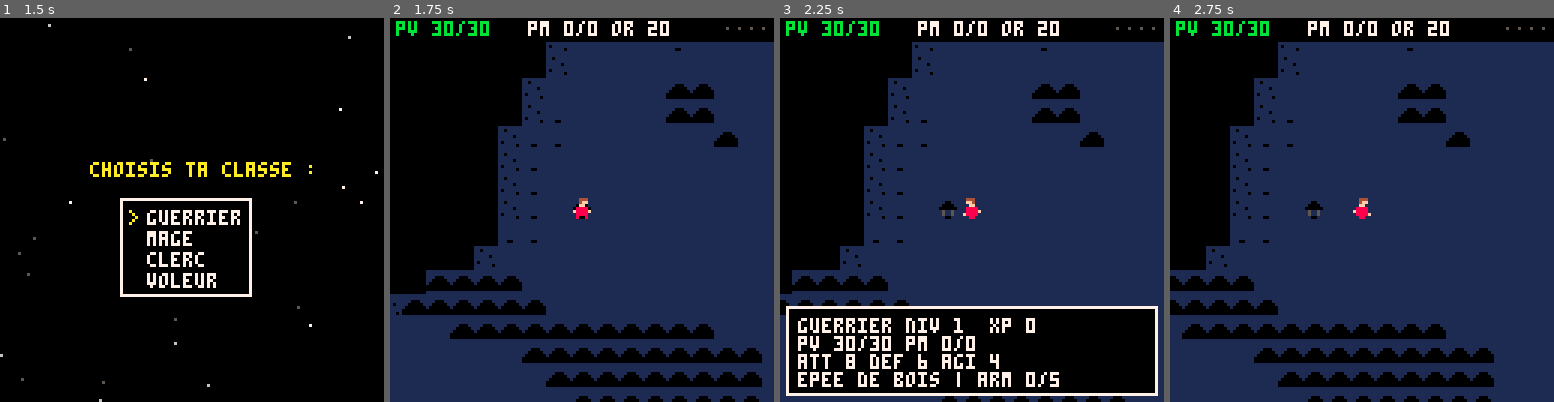
Above: before the commit, frames 1-4 (left to right).
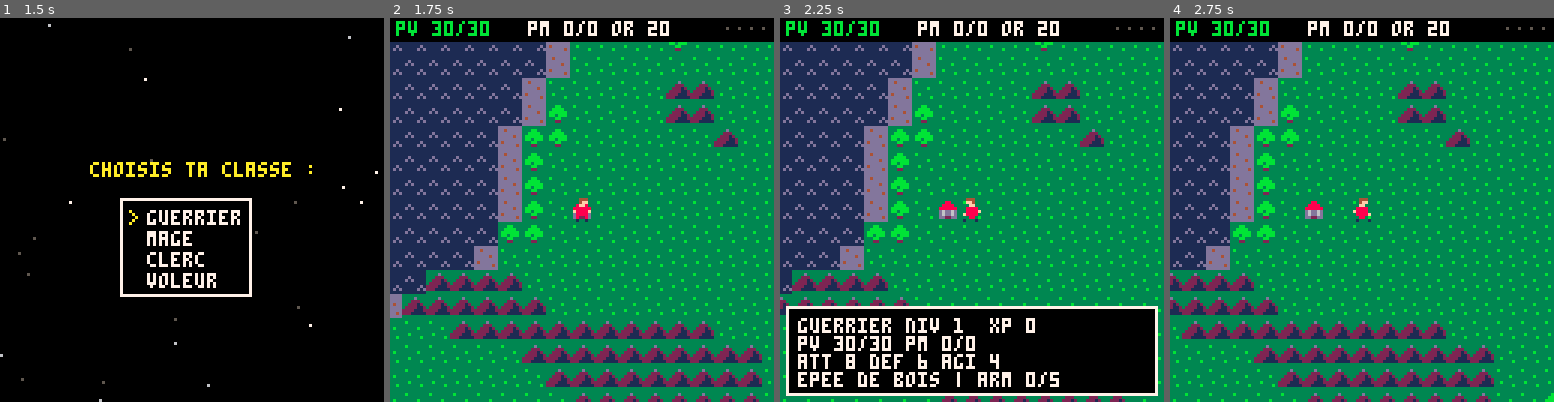
Above: after the commit, the same moments.

Repository: boblefrag/avenir-en-commun-rpg
Game: PICO-8 cartridge main.p8
Two runs of this game, one before a commit and one after it. Both use one fixed random seed, a clock stepped at 60 frames per second and the inputs below.
Inputs:
- Up to frame 1 (1.5 s): tap X (X key) at 0.33, 1.07 s; tap O (Z key) at 0.7 s
- Up to frame 2 (1.75 s): hold Right from 1.6 s (still down); tap O (Z key) at 1.7 s
- Up to frame 3 (2.25 s): tap X (X key) at 1.85 s; release Right at 2.1 s; tap O (Z key) at 2.1 s; hold Up from 2.15 s (still down)
- Up to frame 4 (2.75 s): release Up at 2.42 s; hold Right from 2.47 s (still down); tap O (Z key) at 2.5 s

Frame 1 is identical in both runs. In frame 2, 94% of the frame differs, in the area x 0-100%, y 6-100%; in frame 3, 71%; in frame 4, 94%.

Commit message:
Serpent, donjons, nuit lisible, combats plus longs, impacts
- serpent : sprite dedie (100, de profil, tete dressee), attaque "mord
  et siffle"
- donjons : rencontres 10% -> 7% par pas, immunite de 5 pas apres un
  combat ; fog of war : tout ce qui a ete vu reste visible
- nuit : palette 0 gemme lisible (nuit de lune), chaque gemme rend des
  couleurs (reflets, sable, montagnes, plein jour)
- combats de 3-4 tours : pv des monstres x2 / degats x0.55 (boss x1.3 /
  x0.75), sorts d'attaque x1.5
- impact : le monstre glisse et le fond flashe rouge quand il frappe,
  son d'impact (sfx 55) ; il clignote quand on le touche
- corrige les numeros de sfx : alerte pv = 53 (jouait 44), texte de
  l'intro = 54 (jouait l'alerte)

Co-Authored-By: Claude Opus 5.5 <noreply@anthropic.com>

Diff:
--- a/main.p8
+++ b/main.p8
@@ -59,22 +59,22 @@
 0000009009000000000003b00b3000000003b3000003b3000000007007006000000000000b3b000000000bb00bb0004000000b3000003b000000003bb3000000
 0000099009900000000003b00b30000000044000000044000000007007006000000000300bb3300000000bb00bb0000000004400000440000000000330000000
 0000909009090000000044000044000000000000000000000000077007706000000000033bbbb300000033300333000000000000000000000000000030000000
-00000000000000000000000000000000000000000000000000000000000000000000000000000000000000000000000000000000000000000000000000000000
-00000444444000000000300000030000000000000000000000000000000000000000000000000000000000000000000000000000000000000000000000000000
-00004444444400000000330000330000000000000000000000000000000000000000000000000000000000000000000000000000000000000000000000000000
-000044ffff44000000000bbbbbb00000000000000000000000000000000000000000000000000000000000000000000000000000000000000000000000000000
-00004ffffff400000000bbbbbbbb0000000000000000000000000000000000000000000000000000000000000000000000000000000000000000000000000000
-00004f1ff1f400000000ba1bb1ab0000000000000000000000000000000000000000000000000000000000000000000000000000000000000000000000000000
-00004ffffff400000000bbbbbbbb0000000000000000000000000000000000000000000000000000000000000000000000000000000000000000000000000000
-000004f88f4000000000bb7777bb0000000000000000000000000000000000000000000000000000000000000000000000000000000000000000000000000000
-000000ffff00000000000bbbbbb00090000000000000000000000000000000000000000000000000000000000000000000000000000000000000000000000000
-0000dddddddd0000000bbbbbbbbbb090000000000000000000000000000000000000000000000000000000000000000000000000000000000000000000000000
-000dddddddddd00000b0bbb9bbbb0999000000000000000000000000000000000000000000000000000000000000000000000000000000000000000000000000
-00dddddddddddd000000bbbbbbbb0090000000000000000000000000000000000000000000000000000000000000000000000000000000000000000000000000
-00ddddd77ddddd000000bb3003bb0090000000000000000000000000000000000000000000000000000000000000000000000000000000000000000000000000
-00dddddddddddd000000bb0000bb0090000000000000000000000000000000000000000000000000000000000000000000000000000000000000000000000000
-00dddddddddddd000003300000033090000000000000000000000000000000000000000000000000000000000000000000000000000000000000000000000000
-00dddddddddddd000000000000000000000000000000000000000000000000000000000000000000000000000000000000000000000000000000000000000000
+00000000000000000000000000000000000333330000000000000000000000000000000000000000000000000000000000000000000000000000000000000000
+00000444444000000000300000030000003bbbbb3000000000000000000000000000000000000000000000000000000000000000000000000000000000000000
+0000444444440000000033000033000003bba0bbb300000000000000000000000000000000000000000000000000000000000000000000000000000000000000
+000044ffff44000000000bbbbbb0000083bbbbbbbb30000000000000000000000000000000000000000000000000000000000000000000000000000000000000
+00004ffffff400000000bbbbbbbb000008a3aabbbb30000000000000000000000000000000000000000000000000000000000000000000000000000000000000
+00004f1ff1f400000000ba1bb1ab0000800033abb3b3000000000000000000000000000000000000000000000000000000000000000000000000000000000000
+00004ffffff400000000bbbbbbbb0000000003abbbb3000000000000000000000000000000000000000000000000000000000000000000000000000000000000
+000004f88f4000000000bb7777bb0000000003abb3bb300000000000000000000000000000000000000000000000000000000000000000000000000000000000
+000000ffff00000000000bbbbbb000900000003abbbb300000000000000000000000000000000000000000000000000000000000000000000000000000000000
+0000dddddddd0000000bbbbbbbbbb0900000003abb3bb30000000000000000000000000000000000000000000000000000000000000000000000000000000000
+000dddddddddd00000b0bbb9bbbb099900000003abbbb30000000000000000000000000000000000000000000000000000000000000000000000000000000000
+00dddddddddddd000000bbbbbbbb00900033333abb3bb30000000000000000000000000000000000000000000000000000000000000000000000000000000000
+00ddddd77ddddd000000bb3003bb009003bb3bbb3bbb300000000000000000000000000000000000000000000000000000000000000000000000000000000000
+00dddddddddddd000000bb0000bb00903bbbbbbbbbb3000000000000000000000000000000000000000000000000000000000000000000000000000000000000
+00dddddddddddd0000033000000330903bb3bb3bb3bb333000000000000000000000000000000000000000000000000000000000000000000000000000000000
+00dddddddddddd0000000000000000000333333333333bb300000000000000000000000000000000000000000000000000000000000000000000000000000000
 0000000000000000000000000000000000000000000000bbbb000000000000000000000000000000000000000000000000000000000000000000000000000000
 00000000000000a00a000000000000000000000bbb000bbbbbb000bbb00000000000000000700000000007000000000000000700000000000000000000700000
 000000000000a0aaaa0a000000000000000000b8bbb00b8bb8b00bbb8b0000000000000000770000000077000000000000000770000000000000000007700000
--- a/music_test.p8
+++ b/music_test.p8
@@ -3,7 +3,7 @@
 __lua__
 -- legend of the gems : test des musiques
 -- haut/bas : choisir  o : jouer  x : stop
-t={{"exterieur",0},{"ville",8},{"donjon",16},{"combat",24},{"boss final",32},{"jingle combat",40},{"jingle victoire",41},{"jingle defaite",42},{"jingle niveau",43}}
+t={}
 sel,cur=1,nil
 function _update()
  if btnp(2) then sel=(sel-2)%#t+1 end
--- a/src/battle.lua
+++ b/src/battle.lua
@@ -5,7 +5,11 @@
 
 function battle.init(m)
  -- shd : bouclier actif, hid : voleur cache (prochain coup x3)
- mo,mhp,bt,shd,hid=m,m[2],0,0,false
+ -- combats de 3-4 tours : pv des monstres x2 et leurs degats x0.55
+ -- (boss : pv x1.3, degats x0.75) ; mmax = pv max du monstre
+ local b=m[8]\10==1
+ mmax,mdk=flr(m[2]*(b and 1.3 or 2)),b and .75 or .55
+ mo,mhp,bt,shd,hid,hit,blk=m,mmax,0,0,false,0,0
  jingle(40,m[8]==15 and 32 or 24)
  msg(m[1].." surgit !",bmenu)
 end
@@ -82,6 +86,7 @@
    if e==1 or e==7 then
     local n=s[3]+flr(rnd(s[3]/4))
     mhp-=n
+    blk=10
     if (e==7) t..="un ange descend du ciel,\nfrappe, et s'en va.\n"
     t..=mo[1].." perd "..n.." pv"
    elseif e==6 then
@@ -106,6 +111,7 @@
 function hero_turn(k)
  local n=dmg(h.att,mo[4])*(hid and 3 or 1)
  mhp-=n
+ blk=10
  local s=hid and "attaque sournoise !" or "vous donnez un "..(hatk[h.cl] or "coup d'epee").." !"
  hid=false
  s..="\n"..mo[1]..(#mo[1]>14 and "\nperd " or " perd ")..n.." pv"
@@ -117,7 +123,7 @@
 -- x : multiplicateur des degats (2 si le voleur rate sa cachette)
 function monster_turn(k,x)
  bt+=1
- local sp,n,s,c=mo[12],dmg(mo[3],h.def,4)*(x or 1),"",bt%3==0
+ local sp,n,s,c=mo[12],max(1,flr(dmg(mo[3],h.def,4)*mdk))*(x or 1),"",bt%3==0
  if sp==4 and bt%3==2 then
   n,s=0,"le minotaure gratte le sol..."
  elseif sp==5 then
@@ -126,7 +132,7 @@
    n,s=0,spn[5]..mo[1].." perd "..n.." pv"
   end
  elseif sp==2 and c then
-  mhp=min(mhp+25,mo[2])
+  mhp=min(mhp+25,mmax)
   n,s=0,spn[2]
  elseif sp>0 and c then
   n*=sp==1 and 2 or 3
@@ -134,6 +140,11 @@
  end
  if (n>0) n=max(1,n-shd)
  h.hp=max(0,h.hp-n)
+ -- animation et son d'impact (voir battle.draw)
+ if n>0 then
+  hit=12
+  sfx(55,3)
+ end
  if s=="" then
   s=mo[1].."\n"..(matk[mo[9]] or "vous attaque").." !\n"
  end
@@ -221,8 +232,14 @@
 
 function battle.update() end
 
+-- impact : quand le monstre frappe, il glisse vers la droite et
+-- revient (12 frames) et le fond vire au rouge 3 frames au pic.
+-- touche par le heros, le monstre clignote (blk, 10 frames).
+-- compte dans draw : update ne tourne pas tant qu'un message est ouvert
 function battle.draw()
- cls(1)
+ if (hit>0) hit-=1
+ if (blk>0) blk-=1
+ cls(hit>5 and hit<9 and 8 or 1)
  rectfill(0,64,127,127,3)
  pal(11,mo[10])
  pal(3,mo[11])
@@ -230,7 +247,7 @@
  local n=mo[9]
  local s,w=16,48
  if (n>127) s,w=32,64
- sspr(n%16*8,n\16*8,s,s,64-w/2,44-w/2,w,w)
+ if (blk%4<2) sspr(n%16*8,n\16*8,s,s,64-w/2-sin(hit/24)*10,44-w/2,w,w)
  pal()
  hud()
 end
--- a/src/data.lua
+++ b/src/data.lua
@@ -15,10 +15,10 @@
 -- zones : 1 plaine, 2 foret, 3 plaine du nord, 4 foret du nord, 5 cote,
 -- 21..25 donjon 1..5, 11..15 boss du donjon 1..5
 -- sprites : 64 harpie, 66 satyre, 68 sanglier, 70 spartoi, 72 sirene,
--- 74 cyclope, 76 chien, 78 ombre, 98 diablotin ; 128+ boss en 32x32
+-- 74 cyclope, 76 chien, 78 ombre, 98 diablotin, 100 serpent ; 128+ boss en 32x32
 -- couleurs : remplacent le 11 et le 3 du sprite (pal)
 -- special (boss) : voir spn plus bas
-mons=tbl("harpie,14,5,1,6,5,3,1,64,4,2,0|loup,16,7,2,5,6,4,1 …(98 unchanged characters)… ,4,3,2,64,13,1,0|serpent,22,9,2,4,9,6,2,66,3,8,0|satyre ivre,30,12,3,2,13,10,2,66,14,2 …(1038 unchanged characters)…
+mons=tbl("harpie,14,5,1,6,5,3,1,64,4,2,0|loup,16,7,2,5,6,4,1 …(98 unchanged characters)… ,4,3,2,64,13,1,0|serpent,22,9,2,4,9,6,2,100,11,3,0|satyre ivre,30,12,3,2,13,10,2,66,14,2 …(1038 unchanged characters)…
 
 -- attaques speciales des boss, au 3e tour puis tous les 3 tours :
 -- 1 frappe double, 2 se soigne, 3 frappe triple,
@@ -37,9 +37,9 @@
 -- 3 sortie de donjon, 4 retour a l'auberge, 5 repousse (puissance = pas)
 -- 6 soin (rend puissance pv), 7 invocation (un ange frappe, comme 1)
 spells={}
-spells[2]=tbl("flammeche,1,12,3|bouclier,2,3,3|eclair,1,22,5|rempart,2,6,5|evasion,3,0,4|brasier,1,36,8|forteresse,2,10,8|retour,4,0,6|tonnerre,1,55,12|egide,2,15,12|repousse,5,150,6")
+spells[2]=tbl("flammeche,1,18,3|bouclier,2,3,3|eclair,1,33,5|rempart,2,6,5|evasion,3,0,4|brasier,1,54,8|forteresse,2,10,8|retour,4,0,6|tonnerre,1,80,12|egide,2,15,12|repousse,5,150,6")
 -- clerc : soins et boucliers, sorts speciaux plus tot, l'ange au niv 11
-spells[3]=tbl("soin,6,15,3|bouclier,2,3,3|evasion,3,0,4|grand soin,6,35,5|rempart,2,6,5|retour,4,0,5|repousse,5,150,5|guerison,6,80,9|forteresse,2,10,8|egide,2,15,11|invocation,7,120,18")
+spells[3]=tbl("soin,6,15,3|bouclier,2,3,3|evasion,3,0,4|grand soin,6,35,5|rempart,2,6,5|retour,4,0,5|repousse,5,150,5|guerison,6,80,9|forteresse,2,10,8|egide,2,15,11|invocation,7,180,18")
 sdesc=split("degats magiques,protege des coups,sortir d'un donjon,retour a l'auberge,eloigne les monstres,rend des pv,un ange frappe fort")
 
 -- tresors laches par les monstres, a revendre au marchand d'objets
@@ -56,7 +56,7 @@
 hatk=split("coup d'epee,coup de baton,coup de masse,coup de dague")
 
 -- attaques normales des monstres indexees par numero de sprite
-matk={[64]="vous donne un coup de bec",[66]="vous donne un c …(176 unchanged characters)… s l'ombre",[98]="pique de sa fourche",[128]="plonge serres en avant",[132]="mord …(110 unchanged characters)…
+matk={[64]="vous donne un coup de bec",[66]="vous donne un c …(176 unchanged characters)… s l'ombre",[98]="pique de sa fourche",[100]="vous mord et siffle",[128]="plonge serres en avant",[132]="mord …(110 unchanged characters)…
 
 -- equipement : armures (5 pieces) et armes, par paliers
 -- palier 1 tissu, 2 cuir, 3 fer, 4 acier ; chaque ville vend un palier
@@ -89,7 +89,7 @@
 -- 10 ville,11 donjon,12 chateau ; 16 mur,17 sol,18 sortie,19 boss,
 -- 20 table,21 lit,22 coffre,23 etagere (mobilier des donjons)
 need=split("16,2,0,0,4,16,1,8,0,0,0,0,16,16,16,16,0,0,0,16,16,16,16")
-rate=split("0,3,4,8,8,0,4,4,3,0,0,0,0,0,0,0,10,0,0,0,0,0,0")
+rate=split("0,3,4,8,8,0,4,4,3,0,0,0,0,0,0,0,7,0,0,0,0,0,0")
 zone=split("0,5,1,2,2,0,2,2,5,0,0,0,0,0,0,0,0,0,0,0,0,0,0")
 
 -- rumeurs par ville (# separe les villes, | les rumeurs)
--- a/src/dungeon.lua
+++ b/src/dungeon.lua
@@ -1,6 +1,7 @@
 -- donjon : vue du dessus, meme moteur que la carte monde
--- decode dans les lignes 128+ ; fog of war de 2 cases
--- seen = cases parcourues (perdues en quittant le donjon)
+-- decode dans les lignes 128+ ; vision de 2 cases autour du heros
+-- seen = cases deja vues, qui restent visibles (perdues en quittant
+-- le donjon) ; le reste est noir
 
 dungeon={mus=16}
 
@@ -21,7 +22,9 @@
 end
 
 function dungeon.update()
- seen[py*128+px]=true
+ for y=py-2,py+2 do
+  for x=px-2,px+2 do seen[y*128+x]=true end
+ end
  if btnp(5) then
   field_menu()
   return
@@ -36,6 +39,8 @@
    for m in all(mons) do
     if (m[8]==10+dp.d) go(battle,m)
    end
+  elseif safe>0 then
+   safe-=1
   elseif enc(s) then
    fight(20+dp.d)
   end
@@ -48,6 +53,7 @@
  map(px-8,py-8,px*8-64,py*8-64,18,18)
  for y=py-8,py+9 do
   for x=px-8,px+9 do
+   -- la distance evite un clignotement juste apres un pas
    if max(abs(x-px),abs(y-py))>2 and not seen[y*128+x] then
     rectfill(x*8,y*8,x*8+7,y*8+7,0)
    end
--- a/src/main.lua
+++ b/src/main.lua
@@ -5,6 +5,7 @@
 -- musiques (patterns de depart, voir tools/gen_music.py)
 -- 0 exterieur, 8 ville, 16 donjon, 24 combat, 32 boss
 -- jingles : 40 debut de combat, 41 victoire, 42 defaite, 43 niveau
+-- sfx : 53 alerte pv, 54 texte de l'intro, 55 impact
 mus_cur=-1
 function play(n)
  -- pendant un jingle, la musique attend qu'il finisse
@@ -94,7 +95,7 @@
  if #wins>0 then return end
  local spd=btn(4) and 2 or 0.4
  sy-=spd
- if (flr(sy)%6==0) sfx(53,3)
+ if (flr(sy)%6==0) sfx(54,3)
  if btnp(5) or sy<-#intro_lines*8-10 then
   choose_class()
  end
--- a/src/ui.lua
+++ b/src/ui.lua
@@ -110,7 +110,7 @@
  if pct<0.25 then
   hcol=8
   bip_cd-=1
-  if bip_cd<=0 then sfx(44) bip_cd=90 end
+  if bip_cd<=0 then sfx(53) bip_cd=90 end
  else
   bip_cd=0
  end
--- a/src/world.lua
+++ b/src/world.lua
@@ -168,9 +168,11 @@
  end
 end
 
--- nuit : de 0 (noir d'encre) a 4 gemmes (plein jour)
+-- nuit : de 0 gemme (nuit de lune, lisible) a 4 gemmes (plein jour)
 -- chaque chaine : couleur de remplacement pour les couleurs 0 a 15
-nights=split("0001001500110101,0001105511211112,0111215d22431524,012345d68493dd89,0123456789abcdef",",",false)
+-- 0 : eau sans reflets, sable lavande, montagnes violettes
+-- 1 : reflets de l'eau, 2 : sable, 3 : montagnes brunes, 4 : tout
+nights=split("012321d6849bdded,012321d7849bcded,012321d789abcdef,012341d789abcdef,0123456789abcdef",",",false)
 
 function world.draw()
  cls()
Not shown, changed: the sound effects (__sfx__) section of main.p8
Not shown, changed: the music (__music__) section of music_test.p8
Not shown, changed: the sound effects (__sfx__) section of music_test.p8
